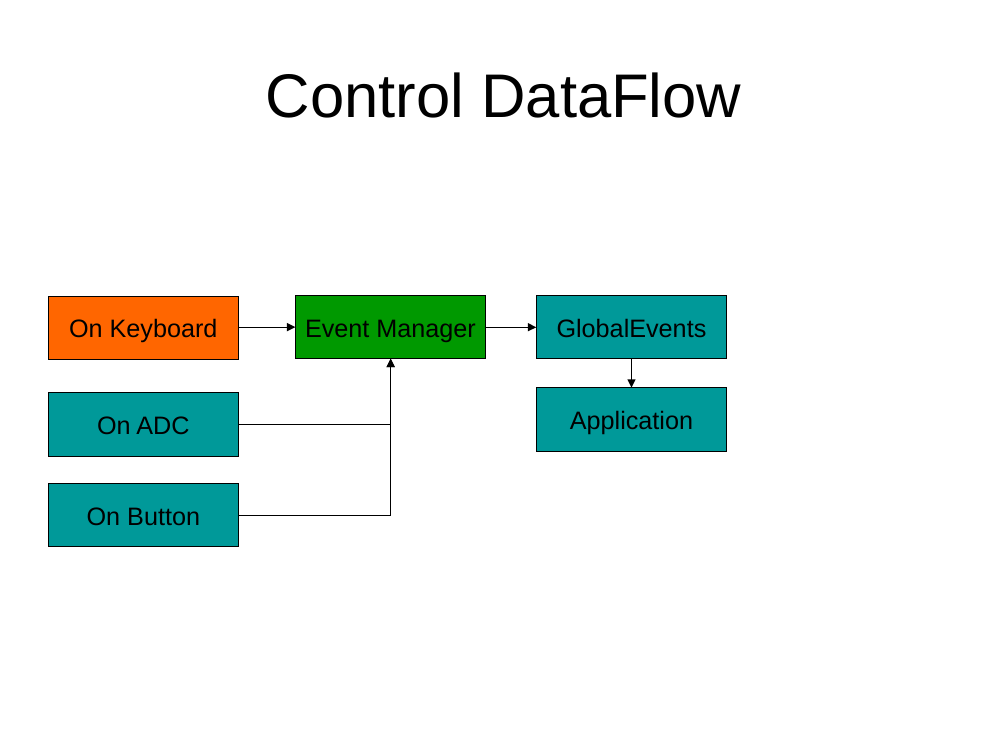
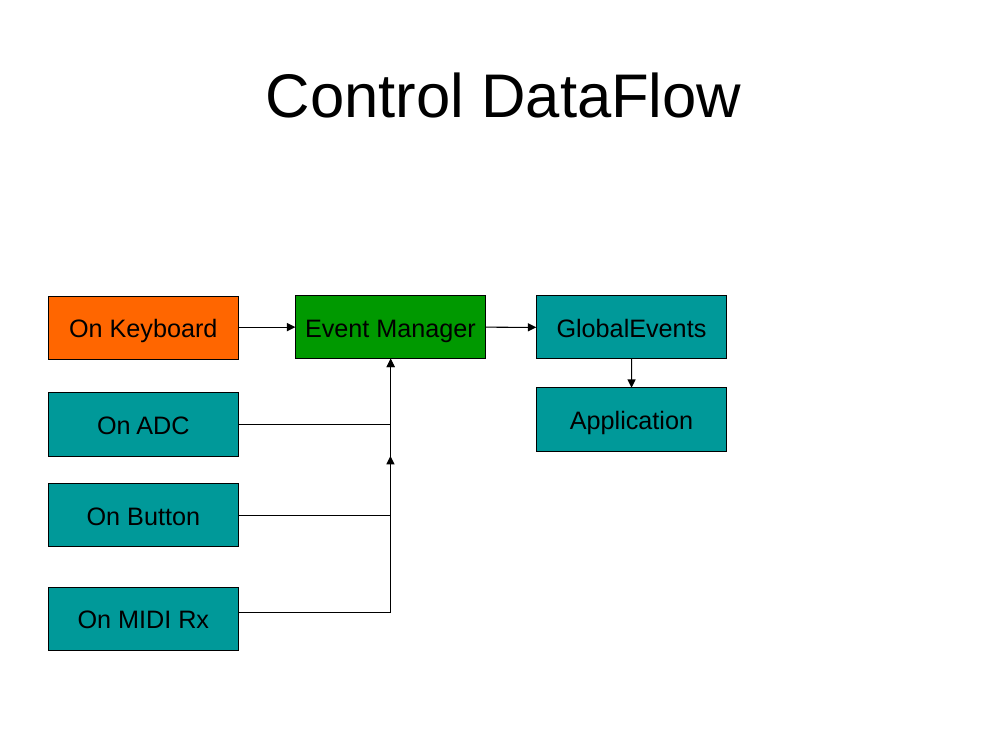
Before and after one commit to AdrianGin/NovationLaunchkey, a slide deck: slide 6 of NovationLaunchkey/res/TechDiagram.ppt. Drawn at 1008x756 pixels with LibreOffice and Linux fonts; fonts in the diff are those of the drawing. Boxes give left, top, right and bottom in pixels: in the first picture for what was removed or moved away, otherwise in the second. Text is boxed around its words. In the diff, an @@ line names an element or a change of style, - is before the commit and + after.

```diff
--- a/NovationLaunchkey/res/TechDiagram.ppt
+++ b/NovationLaunchkey/res/TechDiagram.ppt
@@ elbow arrow (486, 328) - (536, 328): elbow arrow to arrow; route changed @@
@@ elbow arrow added from (239, 613) to (390, 456), #000000 0.74 pt @@
@@ rectangle added at box(48, 587, 239, 650), fill #009999, outline #000000 0.74 pt, 18 pt, text #000000 @@
+On MIDI Rx
```
Also in this commit, not shown: 5 other slides changed, 10 other files.
